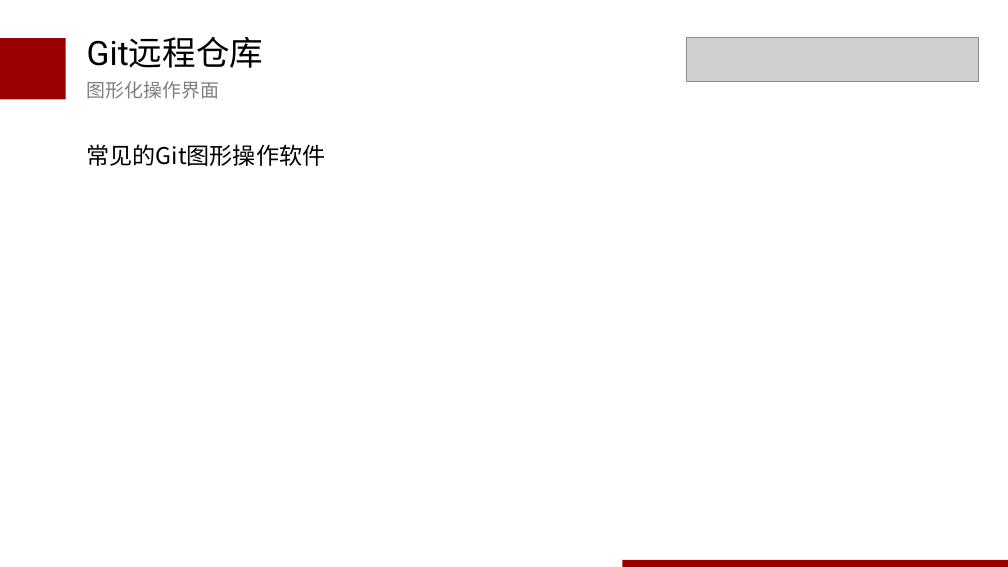
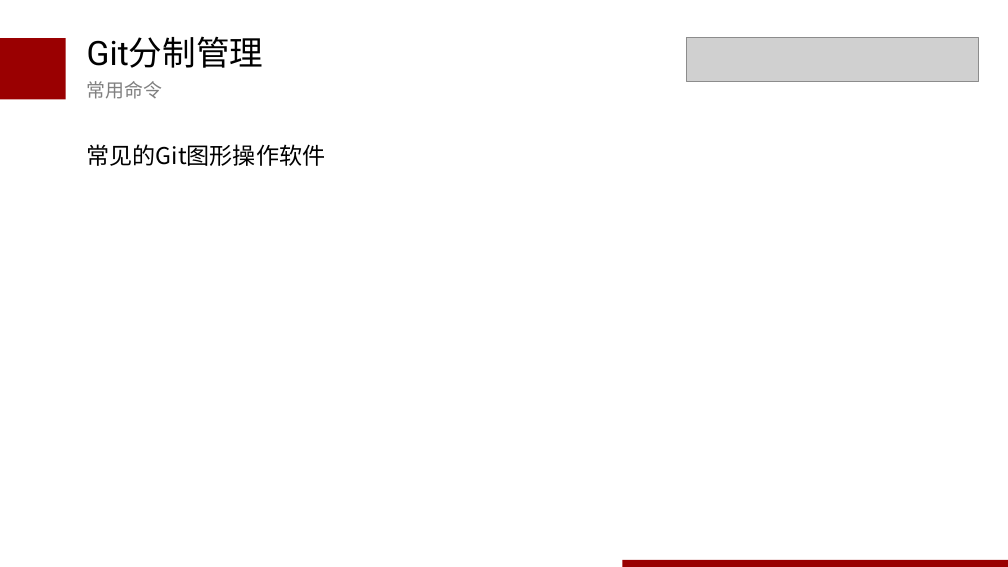
Before and after one commit to wudaoxi1100/blog, a slide deck: slide 30 of ppt/git介绍0325.pptx (slide 21 before the commit). Drawn at 1008x567 pixels with LibreOffice and Linux fonts; fonts in the diff are those of the drawing; grey boxes stand for pictures. Boxes give left, top, right and bottom in pixels: in the first picture for what was removed or moved away, otherwise in the second. Text is boxed around its words. In the diff, an @@ line names an element or a change of style, - is before the commit and + after.

```diff
--- a/ppt/git介绍0325.pptx
+++ b/ppt/git介绍0325.pptx
@@ text at [87, 36, 264, 68]: text changed @@
-Git远程仓库
+Git分制管理
@@ text at [87, 81, 163, 99]: text changed @@
-图形化操作界面
+常用命令
```
Also in this commit, not shown: 3 other slides changed, 11 slides added, 1 other file.
